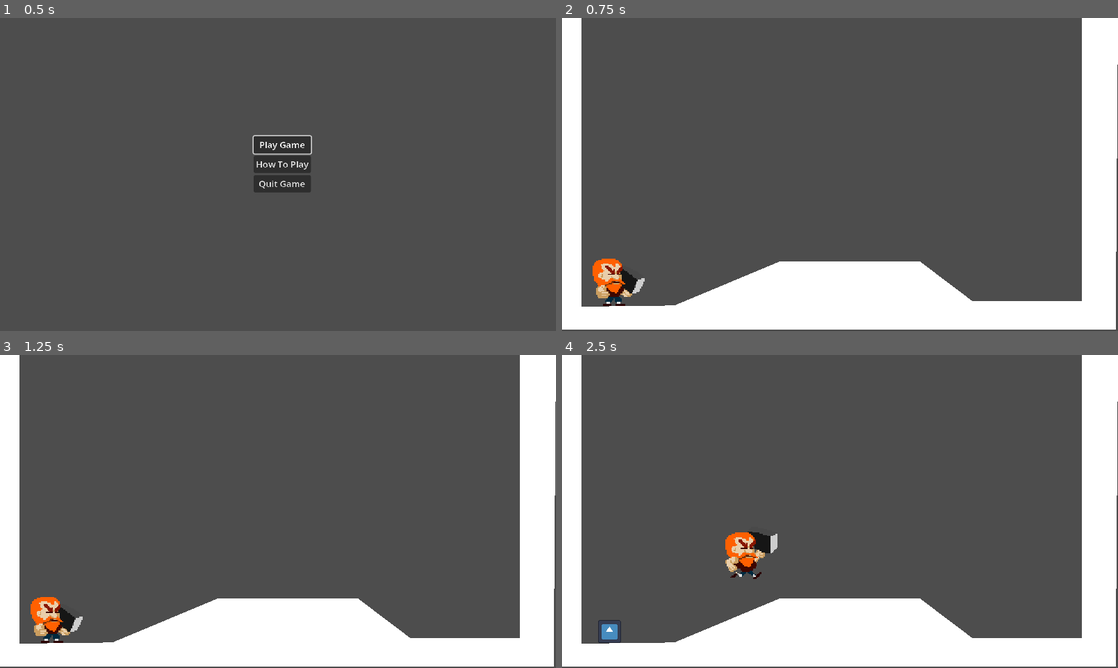
Above: before the commit, frames 1-4 (two rows, left to right).
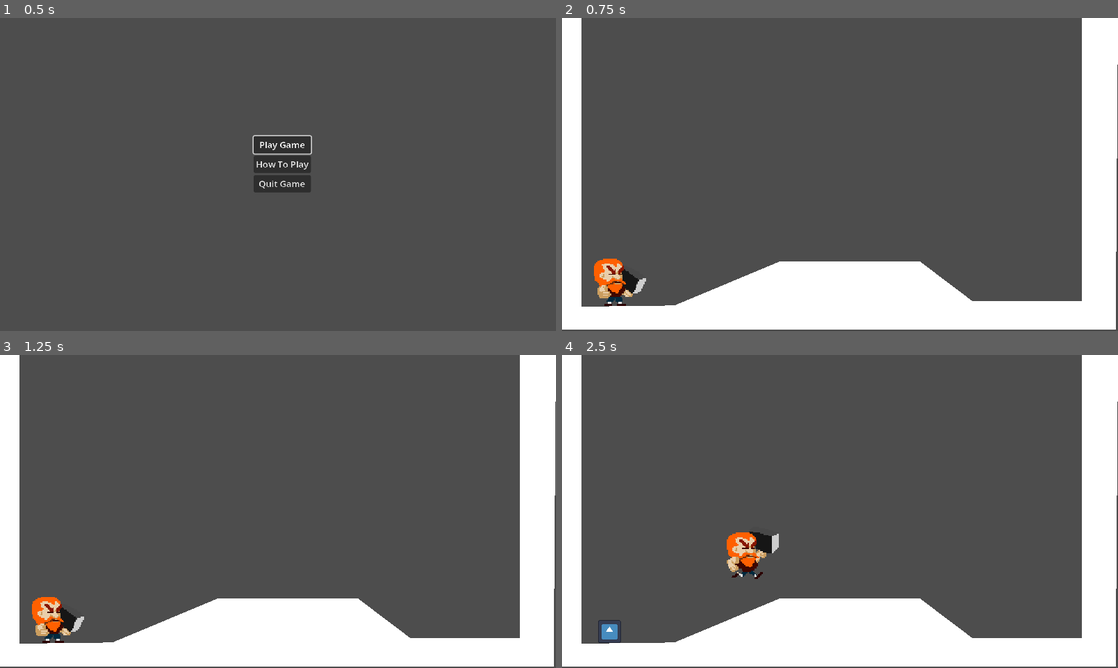
Above: after the commit, the same moments.

Repository: simonoNilssono/godot-project-thor
Game: Godot game, scene res://Scenes/main.tscn
Two runs of this game, one before a commit and one after it. Both use one fixed random seed, a clock stepped at 60 frames per second and the inputs below. The engine's default icon, where the game draws it, is replaced by a stand-in: a white triangle on a blue panel in a dark square.
Inputs (mouse positions are in pixels of both pictures, inside the frame that each line leads up to):
- Up to frame 1 (0.5 s): no input
- Up to frame 2 (0.75 s): click "Play Game" at 0.5 s
- Up to frame 3 (1.25 s): no input
- Up to frame 4 (2.5 s): move the mouse to (962, 495) at 1.27 s; hold U (Spawn Enemy) 1.28-2.03 s; hold D (Right) from 1.28 s (still down); tap W (Up) at 1.52, 2.27 s; move the mouse to (728, 527) at 2.02 s; click (728, 527) at 2.1 s

Frame 1 is identical in both runs. In frame 2, 0.2% of the frame differs, in the area x 5-16%, y 76-92%; in frame 3, 0.2%; in frame 4, 0.3%, in the area x 29-39%, y 56-72%.

Commit message:
added animations

Diff:
--- a/Scenes/player.tscn
+++ b/Scenes/player.tscn
@@ -6,60 +6,137 @@
 [sub_resource type="RectangleShape2D" id="RectangleShape2D_we3n4"]
 size = Vector2(36.5385, 28)
 
-[sub_resource type="AtlasTexture" id="AtlasTexture_72dlg"]
-atlas = ExtResource("2_ehapr")
-region = Rect2(0, 50, 60, 50)
-
-[sub_resource type="AtlasTexture" id="AtlasTexture_k564c"]
-atlas = ExtResource("2_ehapr")
-region = Rect2(60, 50, 60, 50)
-
-[sub_resource type="AtlasTexture" id="AtlasTexture_p5fbc"]
-atlas = ExtResource("2_ehapr")
-region = Rect2(120, 50, 60, 50)
-
-[sub_resource type="AtlasTexture" id="AtlasTexture_ugpkw"]
-atlas = ExtResource("2_ehapr")
-region = Rect2(180, 50, 60, 50)
-
-[sub_resource type="AtlasTexture" id="AtlasTexture_1dr37"]
-atlas = ExtResource("2_ehapr")
-region = Rect2(0, 100, 60, 50)
-
-[sub_resource type="AtlasTexture" id="AtlasTexture_32m2i"]
-atlas = ExtResource("2_ehapr")
-region = Rect2(0, 0, 60, 50)
-
-[sub_resource type="AtlasTexture" id="AtlasTexture_d4wpc"]
-atlas = ExtResource("2_ehapr")
-region = Rect2(60, 0, 60, 50)
-
-[sub_resource type="AtlasTexture" id="AtlasTexture_6df85"]
-atlas = ExtResource("2_ehapr")
-region = Rect2(120, 0, 60, 50)
+[sub_resource type="AtlasTexture" id="AtlasTexture_0unyv"]
+atlas = ExtResource("2_ehapr")
+region = Rect2(0, 50, 80, 50)
+
+[sub_resource type="AtlasTexture" id="AtlasTexture_ckpwu"]
+atlas = ExtResource("2_ehapr")
+region = Rect2(80, 50, 80, 50)
+
+[sub_resource type="AtlasTexture" id="AtlasTexture_4exfs"]
+atlas = ExtResource("2_ehapr")
+region = Rect2(160, 50, 80, 50)
+
+[sub_resource type="AtlasTexture" id="AtlasTexture_xdstr"]
+atlas = ExtResource("2_ehapr")
+region = Rect2(240, 50, 80, 50)
+
+[sub_resource type="AtlasTexture" id="AtlasTexture_dqht3"]
+atlas = ExtResource("2_ehapr")
+region = Rect2(0, 200, 80, 50)
+
+[sub_resource type="AtlasTexture" id="AtlasTexture_j37pk"]
+atlas = ExtResource("2_ehapr")
+region = Rect2(80, 200, 80, 50)
+
+[sub_resource type="AtlasTexture" id="AtlasTexture_y87xb"]
+atlas = ExtResource("2_ehapr")
+region = Rect2(160, 200, 80, 50)
+
+[sub_resource type="AtlasTexture" id="AtlasTexture_albkh"]
+atlas = ExtResource("2_ehapr")
+region = Rect2(240, 200, 80, 50)
+
+[sub_resource type="AtlasTexture" id="AtlasTexture_w5n2l"]
+atlas = ExtResource("2_ehapr")
+region = Rect2(0, 100, 80, 50)
+
+[sub_resource type="AtlasTexture" id="AtlasTexture_8jiaf"]
+atlas = ExtResource("2_ehapr")
+region = Rect2(0, 250, 80, 50)
+
+[sub_resource type="AtlasTexture" id="AtlasTexture_3nqb8"]
+atlas = ExtResource("2_ehapr")
+region = Rect2(0, 0, 80, 50)
+
+[sub_resource type="AtlasTexture" id="AtlasTexture_bhwr4"]
+atlas = ExtResource("2_ehapr")
+region = Rect2(80, 0, 80, 50)
+
+[sub_resource type="AtlasTexture" id="AtlasTexture_7l05i"]
+atlas = ExtResource("2_ehapr")
+region = Rect2(160, 0, 80, 50)
+
+[sub_resource type="AtlasTexture" id="AtlasTexture_v83rh"]
+atlas = ExtResource("2_ehapr")
+region = Rect2(0, 150, 80, 50)
+
+[sub_resource type="AtlasTexture" id="AtlasTexture_cwjeo"]
+atlas = ExtResource("2_ehapr")
+region = Rect2(80, 150, 80, 50)
+
+[sub_resource type="AtlasTexture" id="AtlasTexture_dv8gl"]
+atlas = ExtResource("2_ehapr")
+region = Rect2(160, 150, 80, 50)
+
+[sub_resource type="AtlasTexture" id="AtlasTexture_s314x"]
+atlas = ExtResource("2_ehapr")
+region = Rect2(0, 300, 80, 50)
+
+[sub_resource type="AtlasTexture" id="AtlasTexture_y58tb"]
+atlas = ExtResource("2_ehapr")
+region = Rect2(80, 300, 80, 50)
+
+[sub_resource type="AtlasTexture" id="AtlasTexture_bqh4y"]
+atlas = ExtResource("2_ehapr")
+region = Rect2(160, 300, 80, 50)
+
+[sub_resource type="AtlasTexture" id="AtlasTexture_kxu68"]
+atlas = ExtResource("2_ehapr")
+region = Rect2(240, 300, 80, 50)
+
+[sub_resource type="AtlasTexture" id="AtlasTexture_s38tq"]
+atlas = ExtResource("2_ehapr")
+region = Rect2(320, 300, 80, 50)
+
+[sub_resource type="AtlasTexture" id="AtlasTexture_x5wfp"]
+atlas = ExtResource("2_ehapr")
+region = Rect2(400, 300, 80, 50)
+
+[sub_resource type="AtlasTexture" id="AtlasTexture_x4p7l"]
+atlas = ExtResource("2_ehapr")
+region = Rect2(480, 300, 80, 50)
 
 [sub_resource type="SpriteFrames" id="SpriteFrames_mm36x"]
 animations = [{
 "frames": [{
 "duration": 2.0,
-"texture": SubResource("AtlasTexture_72dlg")
-}, {
-"duration": 0.5,
-"texture": SubResource("AtlasTexture_k564c")
-}, {
-"duration": 2.0,
-"texture": SubResource("AtlasTexture_p5fbc")
-}, {
-"duration": 0.5,
-"texture": SubResource("AtlasTexture_ugpkw")
+"texture": SubResource("AtlasTexture_0unyv")
+}, {
+"duration": 0.5,
+"texture": SubResource("AtlasTexture_ckpwu")
+}, {
+"duration": 2.0,
+"texture": SubResource("AtlasTexture_4exfs")
+}, {
+"duration": 0.5,
+"texture": SubResource("AtlasTexture_xdstr")
 }],
 "loop": true,
 "name": &"idle",
-"speed": 5.0
-}, {
-"frames": [{
-"duration": 1.0,
-"texture": SubResource("AtlasTexture_1dr37")
+"speed": 7.0
+}, {
+"frames": [{
+"duration": 2.0,
+"texture": SubResource("AtlasTexture_dqht3")
+}, {
+"duration": 0.5,
+"texture": SubResource("AtlasTexture_j37pk")
+}, {
+"duration": 2.0,
+"texture": SubResource("AtlasTexture_y87xb")
+}, {
+"duration": 0.5,
+"texture": SubResource("AtlasTexture_albkh")
+}],
+"loop": true,
+"name": &"idle_hammerless",
+"speed": 7.0
+}, {
+"frames": [{
+"duration": 1.0,
+"texture": SubResource("AtlasTexture_w5n2l")
 }],
 "loop": true,
 "name": &"jump",
@@ -67,19 +144,70 @@
 }, {
 "frames": [{
 "duration": 1.0,
-"texture": SubResource("AtlasTexture_32m2i")
-}, {
-"duration": 1.0,
-"texture": SubResource("AtlasTexture_d4wpc")
-}, {
-"duration": 1.0,
-"texture": SubResource("AtlasTexture_6df85")
-}, {
-"duration": 1.0,
-"texture": SubResource("AtlasTexture_d4wpc")
+"texture": SubResource("AtlasTexture_8jiaf")
+}],
+"loop": true,
+"name": &"jump_hammerless",
+"speed": 5.0
+}, {
+"frames": [{
+"duration": 1.0,
+"texture": SubResource("AtlasTexture_3nqb8")
+}, {
+"duration": 1.0,
+"texture": SubResource("AtlasTexture_bhwr4")
+}, {
+"duration": 1.0,
+"texture": SubResource("AtlasTexture_7l05i")
+}, {
+"duration": 1.0,
+"texture": SubResource("AtlasTexture_bhwr4")
 }],
 "loop": true,
 "name": &"run",
+"speed": 10.0
+}, {
+"frames": [{
+"duration": 1.0,
+"texture": SubResource("AtlasTexture_v83rh")
+}, {
+"duration": 1.0,
+"texture": SubResource("AtlasTexture_cwjeo")
+}, {
+"duration": 1.0,
+"texture": SubResource("AtlasTexture_dv8gl")
+}, {
+"duration": 1.0,
+"texture": SubResource("AtlasTexture_cwjeo")
+}],
+"loop": true,
+"name": &"run_hammerless",
+"speed": 10.0
+}, {
+"frames": [{
+"duration": 0.5,
+"texture": SubResource("AtlasTexture_s314x")
+}, {
+"duration": 0.5,
+"texture": SubResource("AtlasTexture_y58tb")
+}, {
+"duration": 0.5,
+"texture": SubResource("AtlasTexture_bqh4y")
+}, {
+"duration": 0.5,
+"texture": SubResource("AtlasTexture_kxu68")
+}, {
+"duration": 1.0,
+"texture": SubResource("AtlasTexture_s38tq")
+}, {
+"duration": 1.0,
+"texture": SubResource("AtlasTexture_x5wfp")
+}, {
+"duration": 1.0,
+"texture": SubResource("AtlasTexture_x4p7l")
+}],
+"loop": true,
+"name": &"swing",
 "speed": 10.0
 }]
 
@@ -97,5 +225,7 @@
 [node name="AnimatedSprite2D" type="AnimatedSprite2D" parent="."]
 position = Vector2(0.5, -25)
 sprite_frames = SubResource("SpriteFrames_mm36x")
-animation = &"idle"
+animation = &"swing"
+frame = 3
+frame_progress = 0.188744
 flip_h = true
--- /dev/null
+++ b/Scripts/Mob.gd
@@ -0,0 +1,68 @@
+extends Area2D
+@export var hitpoints = 3
+@export var pickup_scene: PackedScene
+@export var power_pickup_drop_rate = 0
+@export var max_drops = 0
+@export var speed = 0
+@export var speed_variation = 0
+
+# Called when the node enters the scene tree for the first time.
+func _ready():
+	$AnimatedSprite2D.animation = "Idle"
+	$AnimatedSprite2D.play()
+	$AnimatedSprite2D.speed_scale = randf_range(1.5, 2.0)
+
+# Called every frame. 'delta' is the elapsed time since the previous frame.
+func _process(delta):
+	pass
+
+
+
+"""
+func _on_visible_on_screen_notifier_2d_screen_exited():
+	print("exited, culled")
+	queue_free()
+"""
+func damage():
+	$HitFlashTimer.start()
+	$HitSound.play()
+	$AnimatedSprite2D.material.set_shader_parameter("onoff", 1)
+
+func kill(body):
+
+	#linear_velocity = Vector2(0, -linear_velocity.y/2)
+	$AnimatedSprite2D.animation = "Death"
+	$AnimatedSprite2D.play()
+	$KillSound.play()
+	$HurtBox.set_deferred("disabled", true)
+
+	# Roll for pickups
+	for n in max_drops:
+		var r1 = (randf_range(0, 100) + randf_range(0,100))/2
+		if r1 < power_pickup_drop_rate:
+			var pickup = pickup_scene.instantiate()
+			pickup.position = body.position
+
+			get_parent().call_deferred("add_child", pickup)
+
+
+	# Play effect
+
+	$Kill.emitting = true
+	#var effect = kill_effect.instantiate()
+	#effect.position = body.position
+	#get_parent()._play_effect(effect)
+
+
+func _on_animated_sprite_2d_animation_finished():
+	if $AnimatedSprite2D.animation == "Death":
+		$AnimatedSprite2D.hide()
+
+
+func _on_hit_flash_timer_timeout():
+	$AnimatedSprite2D.material.set_shader_parameter("onoff", 0)
+
+
+func _on_kill_finished():
+	print("kill finished, culled")
+	queue_free()
Not shown: 1 places in Scenes/player.tscn that only renumber resources
Binary file added: Sprites/GoblinSpriteSheet.png
Not shown, added: Sprites/GoblinSpriteSheet.png.import
Binary file changed: Sprites/ThorSpritesheet.png
